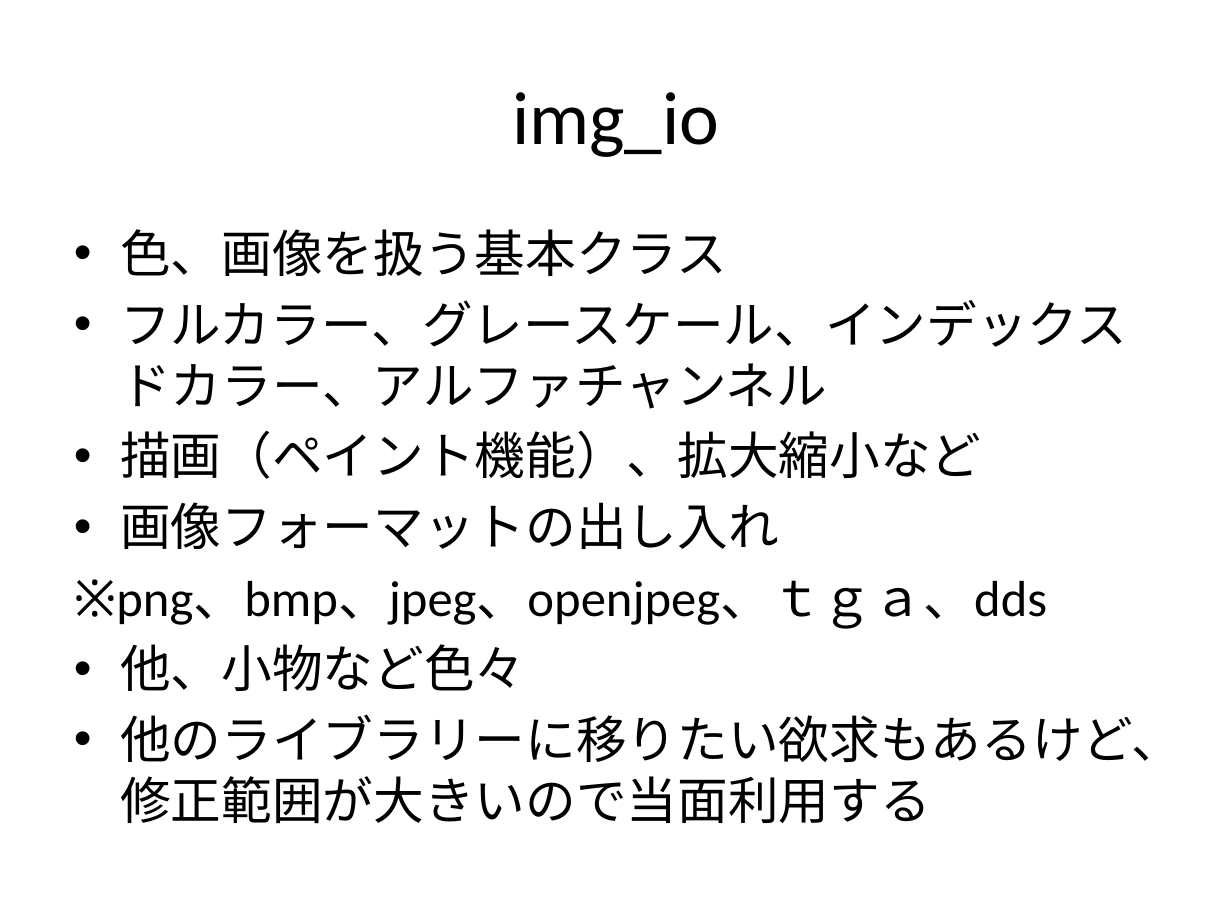
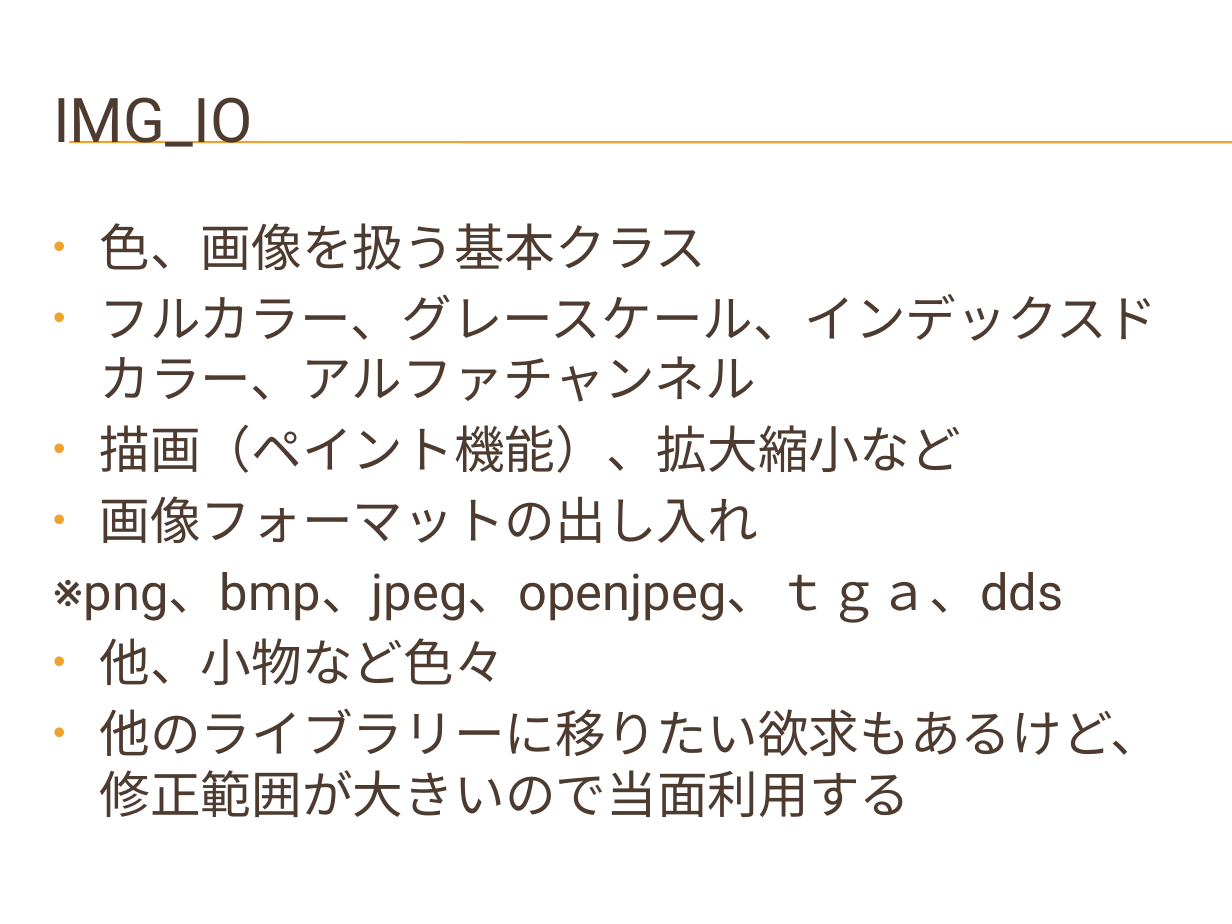
Before and after one commit to hirakuni45/glfw3_app, a slide deck: slide 12 of glfw3_app/docs/GLFW3_OpenGL_GUI.pptx. Drawn at 1232x924 pixels with LibreOffice and Linux fonts; fonts in the diff are those of the drawing; background and template pictures are left out. Boxes give left, top, right and bottom in pixels: in the first picture for what was removed or moved away, otherwise in the second. Text is boxed around its words. In the diff, an @@ line names an element or a change of style, - is before the commit and + after.

```diff
--- a/glfw3_app/docs/GLFW3_OpenGL_GUI.pptx
+++ b/glfw3_app/docs/GLFW3_OpenGL_GUI.pptx
@@ title at (53,97,252,147): text changed; size 44 to 36 pt; font Calibri to Roboto; text colour #000000 to #4E3B30 @@
-img_io
+IMG_IO
@@ line added from (69, 142) to (1232, 142), #F0A22E 0.75 pt @@
@@ line added from (69, 143) to (1232, 143), #F0A22E 0.75 pt @@
@@ text "色、画像を扱う基本クラス": place and size @@
-text "色、画像を扱う基本クラス" at (116,229,1182,823)
+text "色、画像を扱う基本クラス" at (53,223,1161,817)
@@ text "色、画像を扱う基本クラス" at (53,223,1161,817): font Calibri to Roboto, text colour #000000 to #4E3B30 @@
```
Also in this commit, not shown: 36 other slides changed, 2 other files.
